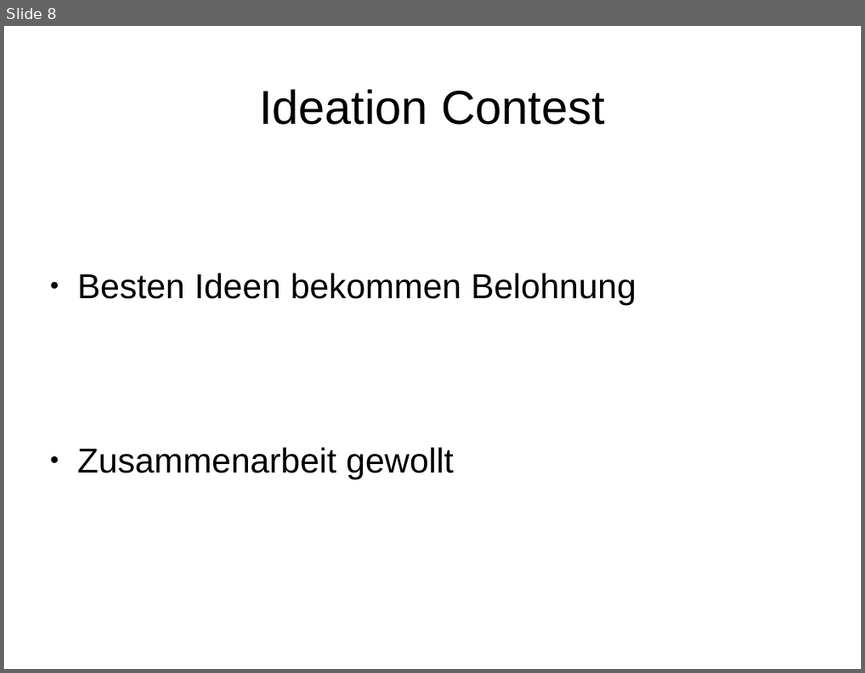
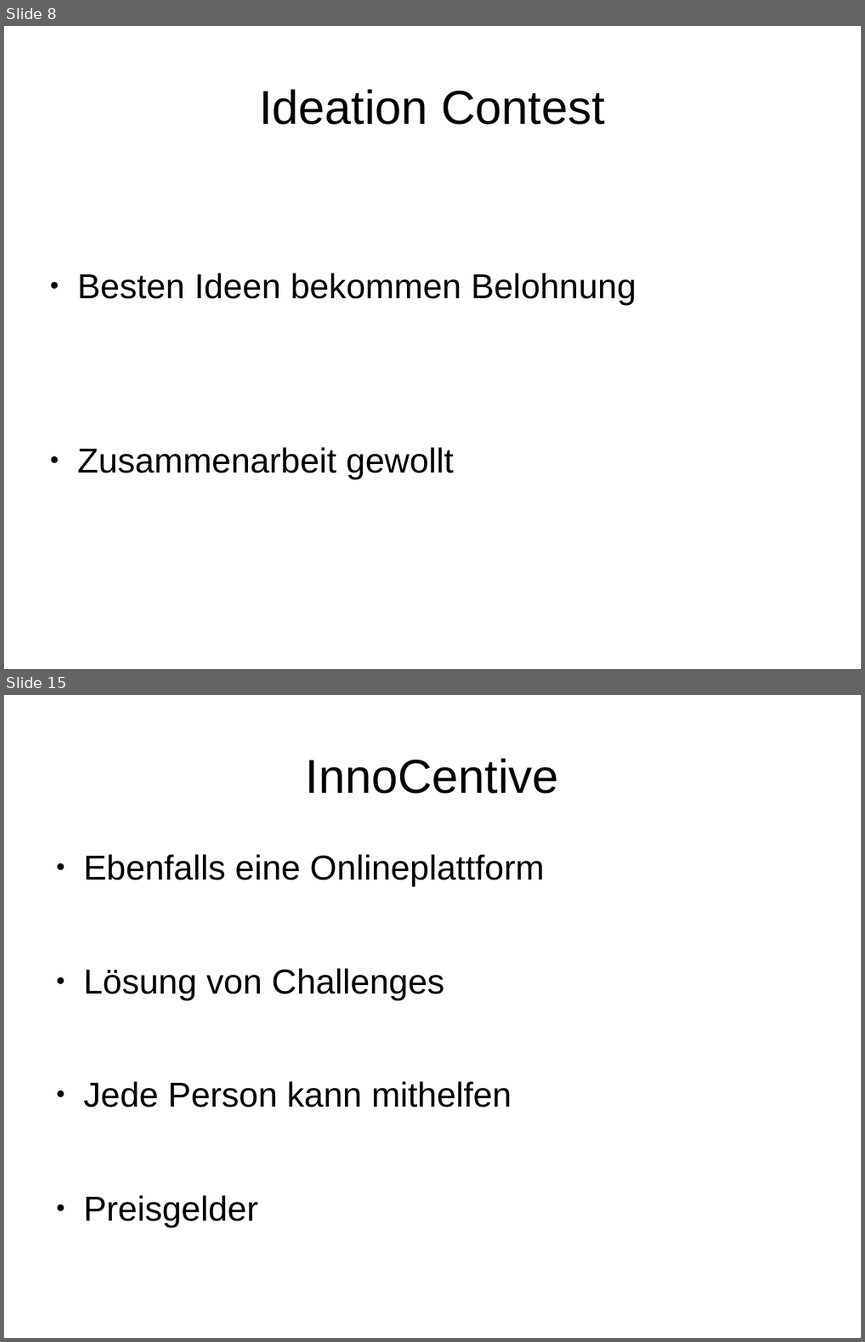
Before and after one commit to Anton1718/IMM_SocialMediaInADevelopmentProcess4711, a slide deck: Folien-Co-Creation.odp. Shown one above the other, each under a label of ours: slide 8 before the commit, slides 8 and 15 after it; the slides between them are not shown. The pictures are 865x673 and 865x1342 pixels, drawn with LibreOffice and Linux fonts; fonts in the diff are those of the drawing. Boxes give left, top, right and bottom in pixels: in the first picture for what was removed or moved away, otherwise in the second. Text is boxed around its words. In the diff, an @@ line names an element or a change of style, - is before the commit and + after.

```diff
--- a/Folien-Co-Creation.odp
+++ b/Folien-Co-Creation.odp
@@ slide 15 added at [4,695,861,1338], background #FFFFFF @@
@@ title added at [306,758,559,794], 44 pt, text #000000 @@
+InnoCentive
@@ text added at [84,854,544,1226], 32 pt, text #000000 @@
+● Ebenfalls eine Onlineplattform
+● Lösung von Challenges
+● Jede Person kann mithelfen
+● Preisgelder
```
Also in this commit, not shown: 1 slide changed, 8 other slides added, 1 slide removed, 1 other file.
